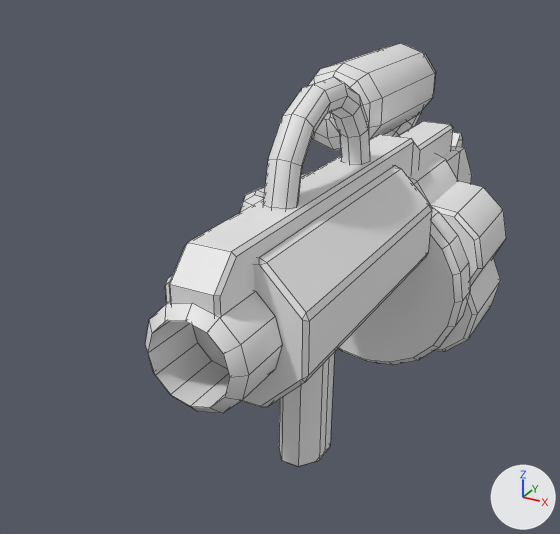
What one commit did to the FBX model BabyBot/Assets/FBX/Weapons/Weapons_LLvl2_LauncherSplash.fbx.
Camera for both pictures: a 50 mm camera at (0.587, -1.974, 0.819) aimed at (-0.161, -0.614, 0.139). Lighting does not change. The marker at lower right points along +X, +Y and +Z. Mesh edges are drawn as thin lines. Where no turn or scale is listed for an object, it has been applied to the vertices.

Names of what the first picture shows: 'Weapon_LLvl2_LaucherSplash'.
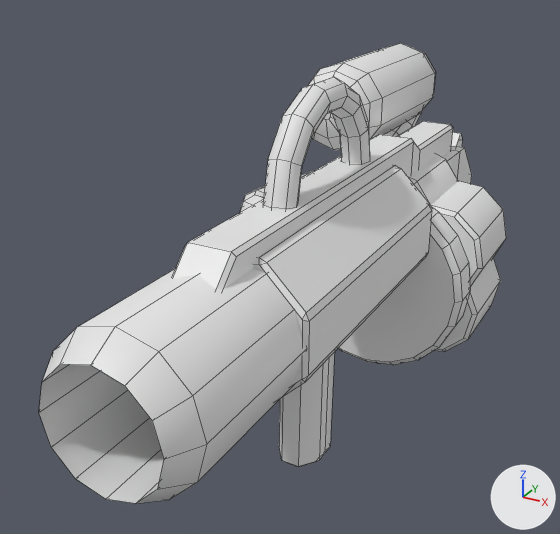
Edits to the bpy script that builds the scene:
```text
Change me_plane_017:
    where me_plane_017.from_pydata(...)  # 808 vertices, 676 faces; spans x -0.33..0.23, y -1.18..0.33, z -0.17..0.58
    used by ob_weapon_llvl2_lauchersplash; location = (0.0, 0.0, 0.0)
    me_plane_017 part 1: the loose piece of 48 vertices spanning x -0.09..0.09, y -1.18..-1.07, z 0.14..0.33 is scaled about its middle by (1.41, 2.72, 1.41), then moved by (0.0, -0.09, 0.0)
```

Where the change shows, as pixel boxes (x1, y1, x2, y2) in the pictures (560 x 534 px; the box of a moved part takes in the faces that stretch with it):
'Weapon_LLvl2_LaucherSplash', reshaped (29% wider, 8% taller)
    before: (145, 43, 506, 467)
    after: (39, 43, 506, 503)
part 1 of me_plane_017, moved or reshaped
    before: (145, 291, 282, 413)
    after: (39, 268, 306, 503)
